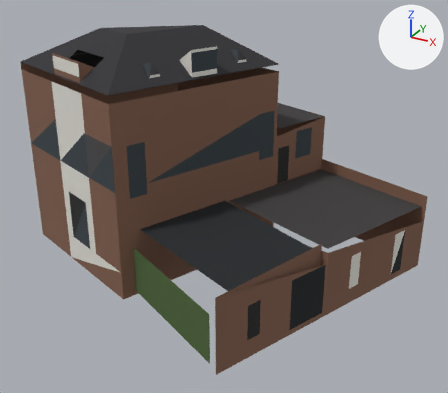
One commit to the glTF model public/canal-drive/models/morgan-mees.lod2.glb: the scene before it, then after it.
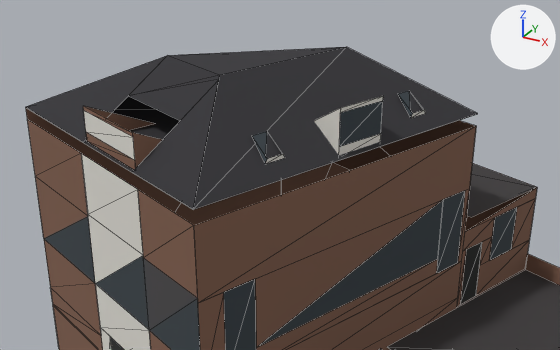
Each version appears first whole from a camera (50 mm lens) standing at (11.5, -31.0, 19.0) and looking at (-5.1, -0.8, 4.0), and next in a close-up from a camera (50 mm lens) standing at (2.7, -22.1, 20.1) and looking at (-9.2, -0.5, 9.3). Lighting does not change. The marker at upper right points along +X, +Y and +Z. The first two pictures are the older version. The close-ups show mesh edges as thin lines. Where no turn or scale is listed for an object, it has been applied to the vertices. Vertices at exactly the same position are counted once.

In view in the first close-up: 'lod2'.
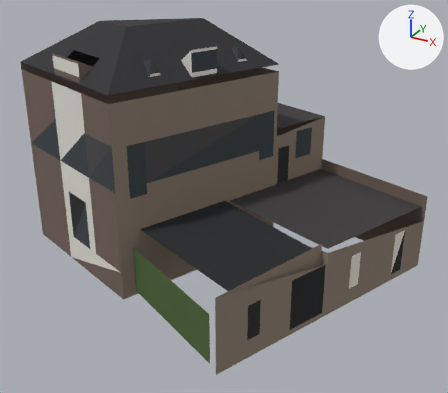
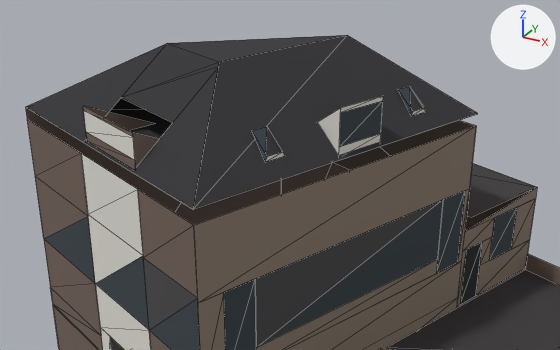
Where the newer file only moved an object's origin or applied its transform, the numbers keep the older frame.

Diff of the bpy script that builds the scene:
```diff
--- a/public/canal-drive/models/morgan-mees.lod2.glb.py
+++ b/public/canal-drive/models/morgan-mees.lod2.glb.py
@@ mat_material_8 @@
 mat_material_8 = principled_material('Material_8')
-mat_material_8.base_color = (0.0437, 0.0578, 0.0685)  # greyish blue #3b444a
+mat_material_8.base_color = (0.271, 0.212, 0.165)  # brown #8e7f71
 mat_material_8.roughness = 1.0
@@ mat_material_3 @@
 mat_material_3 = principled_material('Material_3')
-mat_material_3.base_color = (0.231, 0.119, 0.0782)  # brown #84614f
+mat_material_3.base_color = (0.178, 0.127, 0.105)  # brown #75645b
 mat_material_3.roughness = 1.0
@@ mat_material_9 @@
 mat_material_9 = principled_material('Material_9')
-mat_material_9.base_color = (0.0742, 0.133, 0.0395)  # dark green #4d6638
+mat_material_9.base_color = (0.0437, 0.0578, 0.0685)  # greyish blue #3b444a
 mat_material_9.roughness = 1.0
@@ mat_material_10 @@
+mat_material_10 = principled_material('Material_10')
+mat_material_10.base_color = (0.0742, 0.133, 0.0395)  # dark green #4d6638
+mat_material_10.roughness = 1.0
@@ me_lod2 @@
 # used by ob_lod2; location = (-5.83, 0.19, 6.65)
-me_lod2.from_pydata(...)  # 188 vertices, 172 faces; spans x -11.7..11.7, y -10.9..10.9, z -7.0..7.0
+me_lod2.from_pydata(...)  # 188 vertices, 172 faces; spans x -11.7..11.7, y -10.9..10.9, z -6.9..7.3
+# me_lod2 part 1: the loose piece of 6 vertices spanning x 0.2..1.1, y 0.4..1.3, z 5.1..5.7 is moved by (0.0, 0.0, 0.1)
+# me_lod2 part 2
+# 15 vertices are removed from x -11.7..2.3, y -7.9..6.8, z 4.8..7.0
+# 21 faces are deleted
+# 3 vertices move from x -2.4..-1.4, y -5.1..-0.4, z 4.8..5.2 to x -2.1..-1.4, y -5.1..-0.6, z 4.7..5.2
+# 15 vertices are added at x -11.7..2.3, y -7.9..6.8, z 4.7..7.3
+# 2 new faces join them, mat_material_1 (white #e6e3db)
+# 3 new faces join them, mat_material_9 (greyish blue #3b444a)
+# 14 new faces join them, mat_material_4 (dark grey #333236)
+# 2 new faces join them, mat_material_3 (brown #75645b)
+# me_lod2 part 3: 58 faces spanning x -7.4..11.7, y -10.9..7.0, z -6.9..4.3 switch from mat_material_3 (brown #84614f) to mat_material_8 (brown #8e7f71)
+# me_lod2 part 4: 1 face spanning x -1.2..1.8, y -6.0..1.6, z -0.4..2.0 switches from mat_material_3 (brown #84614f) to mat_material_2 (dark grey #4c4a4c)
+# other edits to the shape of me_lod2 do not show in these pictures
 me_lod2.materials.append(mat_material_1)
@@ me_lod2 @@
 me_lod2.materials.append(mat_material_9)
+me_lod2.materials.append(mat_material_10)  # dark green #4d6638
```

Boxes [x1, y1, x2, y2] around the edits, measured in the close-ups (560 x 350 px; the box of a moved part takes in the faces that stretch with it):
'lod2', recoloured, reshaped: before [26, 47, 560, 350]; after [26, 35, 560, 350]
part 1 of me_lod2, moved or reshaped: before [398, 91, 425, 118]; after [398, 86, 426, 116]
part 2 of me_lod2, moved or reshaped: before [26, 47, 478, 291]; after [26, 35, 478, 294]
part 3 of me_lod2, recoloured: [194, 120, 537, 350] in both
part 4 of me_lod2, recoloured (brown to dark grey): [255, 200, 442, 347] in both
